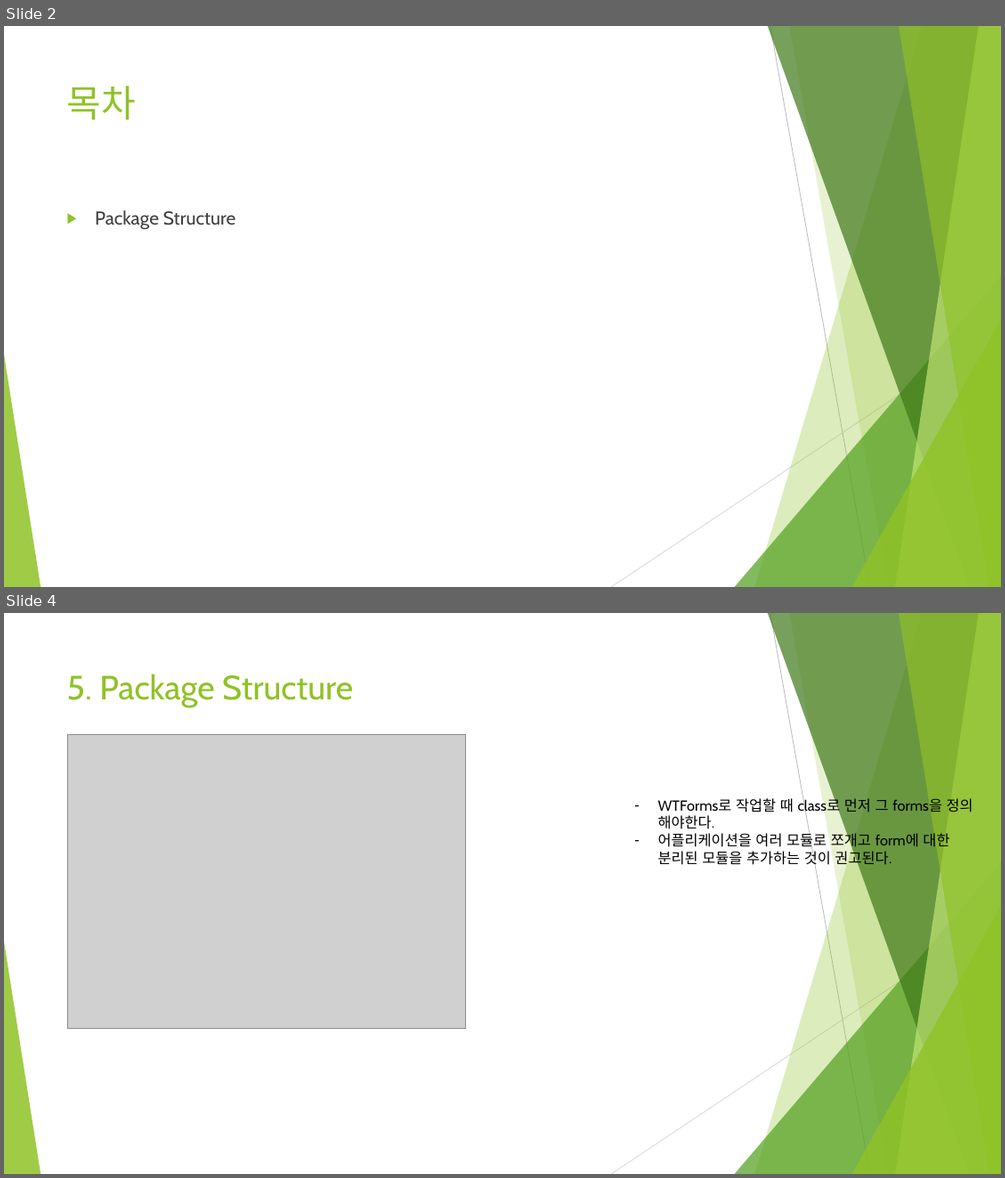
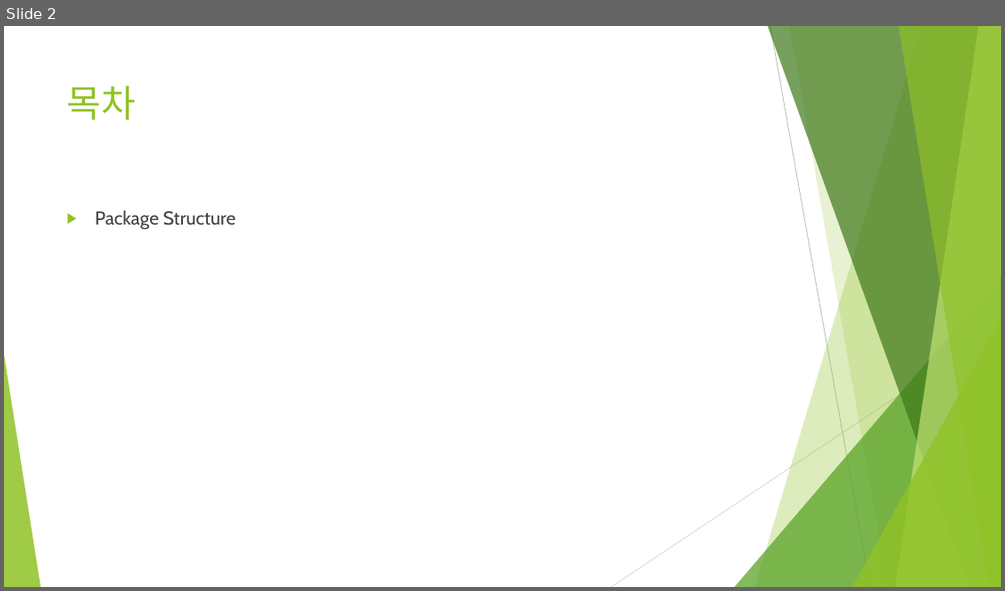
Before and after one commit to Heechul90/Flask, a slide deck: Study/05. Package Structure/Package Structure.pptx. Shown one above the other, each under a label of ours: slides 2 and 4 before the commit, slide 2 after it; the slides between them are not shown. The pictures are 1005x1178 and 1005x591 pixels, drawn with LibreOffice and Linux fonts; fonts in the diff are those of the drawing; grey boxes stand for pictures. Boxes give left, top, right and bottom in pixels: in the first picture for what was removed or moved away, otherwise in the second. Text is boxed around its words. In the diff, an @@ line names an element or a change of style, - is before the commit and + after.

Commit message:
flask structure

```diff
--- a/Study/05. Package Structure/Package Structure.pptx
+++ b/Study/05. Package Structure/Package Structure.pptx
@@ slide 4 removed at [4,613,1001,1174], background #FFFFFF; not listed: 10 template elements that a slide beside it also shows @@
@@ title removed at [67,674,353,708] @@
-5. Package Structure
@@ picture removed at [67,735,465,1029] @@
@@ text removed at [658,798,973,868] @@
-– WTForms로 작업할 때 class로 먼저 그 forms을 정의 해야한다.
-– 어플리케이션을 여러 모듈로 쪼개고 form에 대한 분리된 모듈을 추가하는 것이 권고된다.
```
Also in this commit, not shown: 3 slides added, 1 other slide removed, 2 other files.
